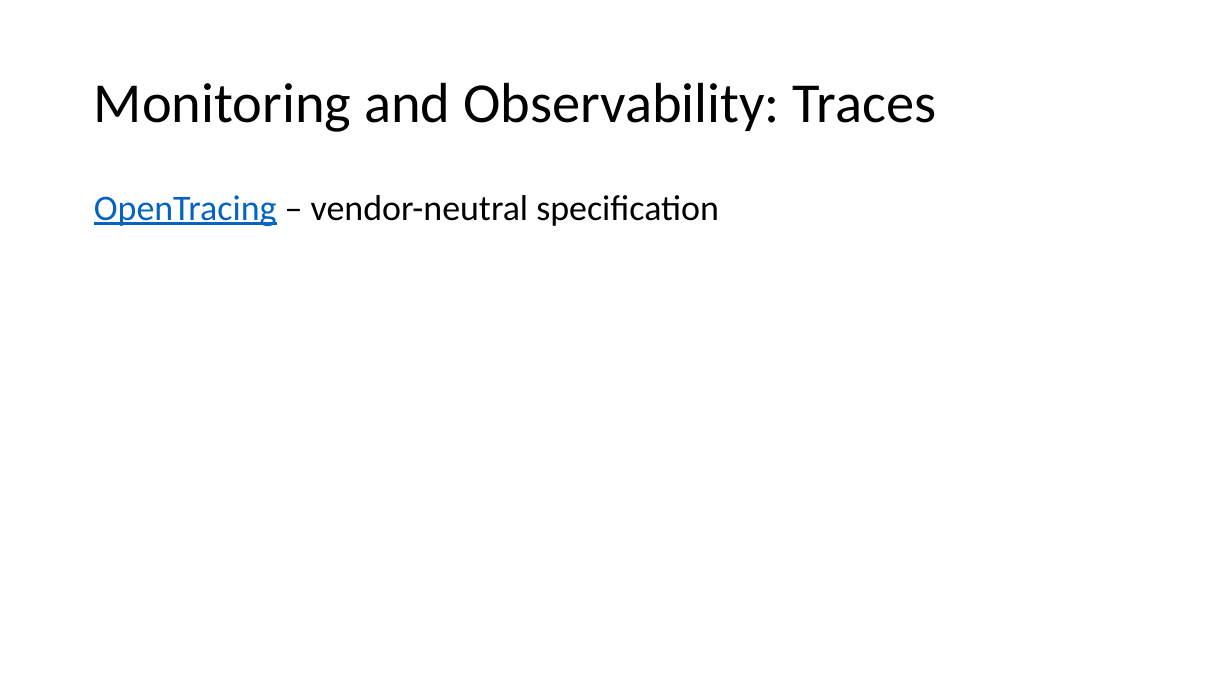
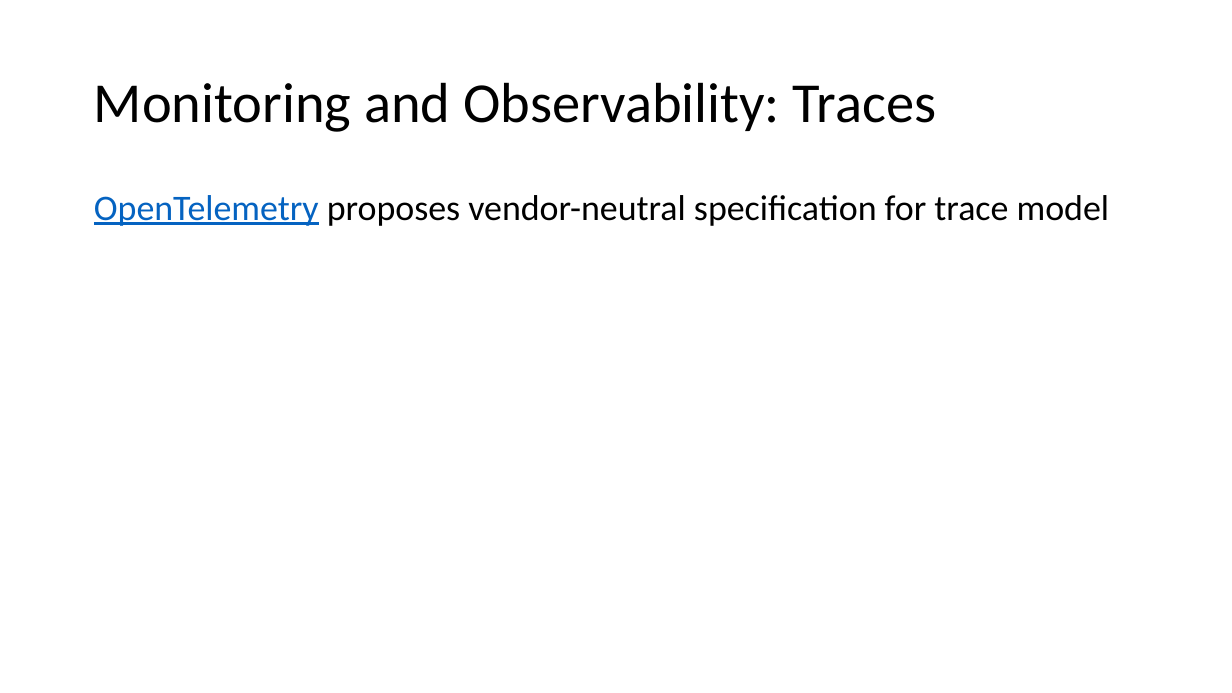
Before and after one commit to v1r7u/cloud_computing_old, a slide deck: slide 57 of presentations/05_Monitoring_Pricing.pptx (slide 53 before the commit). Drawn at 1232x693 pixels with LibreOffice and Linux fonts; fonts in the diff are those of the drawing. Boxes give left, top, right and bottom in pixels: in the first picture for what was removed or moved away, otherwise in the second. Text is boxed around its words. In the diff, an @@ line names an element or a change of style, - is before the commit and + after.

```diff
--- a/presentations/05_Monitoring_Pricing.pptx
+++ b/presentations/05_Monitoring_Pricing.pptx
@@ text at bbox=[94, 195, 1110, 226]: text changed @@
-OpenTracing – vendor-neutral specification
+OpenTelemetry proposes vendor-neutral specification for trace model
```
Also in this commit, not shown: 10 other slides changed, 5 slides added, 19 other files.
